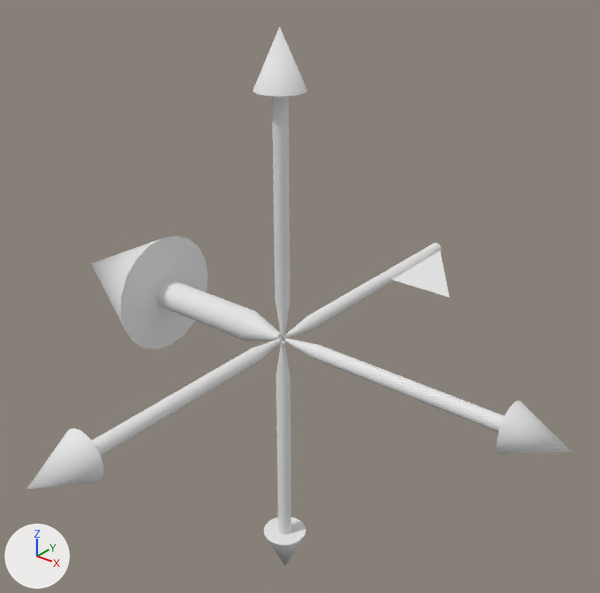
One commit to the OBJ model packages/crazy_customs/assets/models/axis_helper.obj: the scene before it, then after it.
Before and after are seen from a camera (50 mm lens) standing at (0.196, -0.234, 0.167) and looking at (0.001, 0.011, 0.016). Lighting does not change. The marker at lower left points along +X, +Y and +Z. The older version comes first. Where no turn or scale is listed for an object, it has been applied to the vertices.

Script lines for the objects in view, before the commit:
```python
me_angle_helper_mdl_angle_helper_model_dmx = bpy.data.meshes.new('angle_helper.mdl/angle_helper_model.dmx')
me_angle_helper_mdl_angle_helper_model_dmx.from_pydata(...)  # 337 vertices, 624 faces; spans x -0.125..0.125, y -0.125..0.125, z -0.125..0.125
me_angle_helper_mdl_angle_helper_model_dmx.materials.append(mat_materials_editor_axis_helper)  # white #e7e7e7
ob_angle_helper_mdl_angle_helper_model_dmx = bpy.data.objects.new('angle_helper.mdl/angle_helper_model.dmx', me_angle_helper_mdl_angle_helper_model_dmx)
ob_angle_helper_mdl_angle_helper_model_dmx.location = (0.0, 0.0, 0.0)
```
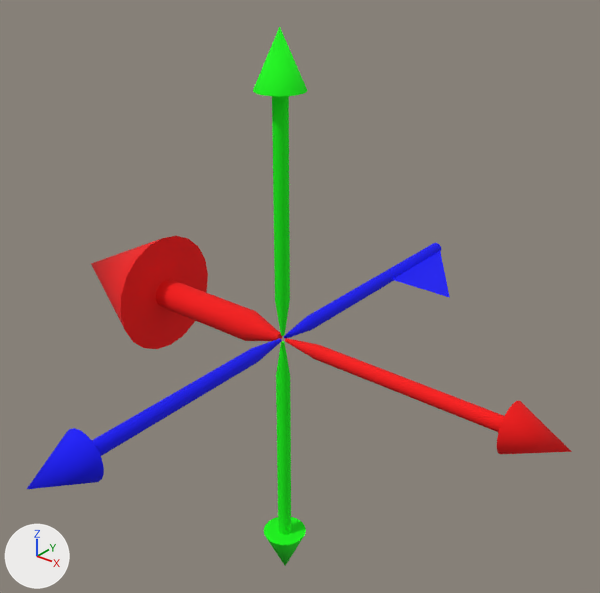
Diff of the bpy script that builds the scene:
```diff
--- a/packages/crazy_customs/assets/models/axis_helper.obj.py
+++ b/packages/crazy_customs/assets/models/axis_helper.obj.py
@@ img_axis_helper_png @@
+img_axis_helper_png = load_image('axis_helper.png', '../materials/axis_helper.png', 16, 16, 'sRGB')
@@ mat_axis_helper @@
+mat_axis_helper = principled_material('axis_helper')
+mat_axis_helper.texture = img_axis_helper_png
+mat_axis_helper.roughness = 0.9
@@ me_angle_helper_mdl_angle_helper_model_dmx @@
 me_angle_helper_mdl_angle_helper_model_dmx.from_pydata(...)  # 337 vertices, 624 faces; spans x -0.125..0.125, y -0.125..0.125, z -0.125..0.125
-me_angle_helper_mdl_angle_helper_model_dmx.materials.append(mat_materials_editor_axis_helper)  # white #e7e7e7
+me_angle_helper_mdl_angle_helper_model_dmx.materials.append(mat_axis_helper)  # picture img_axis_helper_png
```

Changed parts and their boxes [x1, y1, x2, y2] in the pictures (600 x 593 px):
'angle_helper.mdl/angle_helper_model.dmx', recoloured: [27, 27, 572, 566] in both
